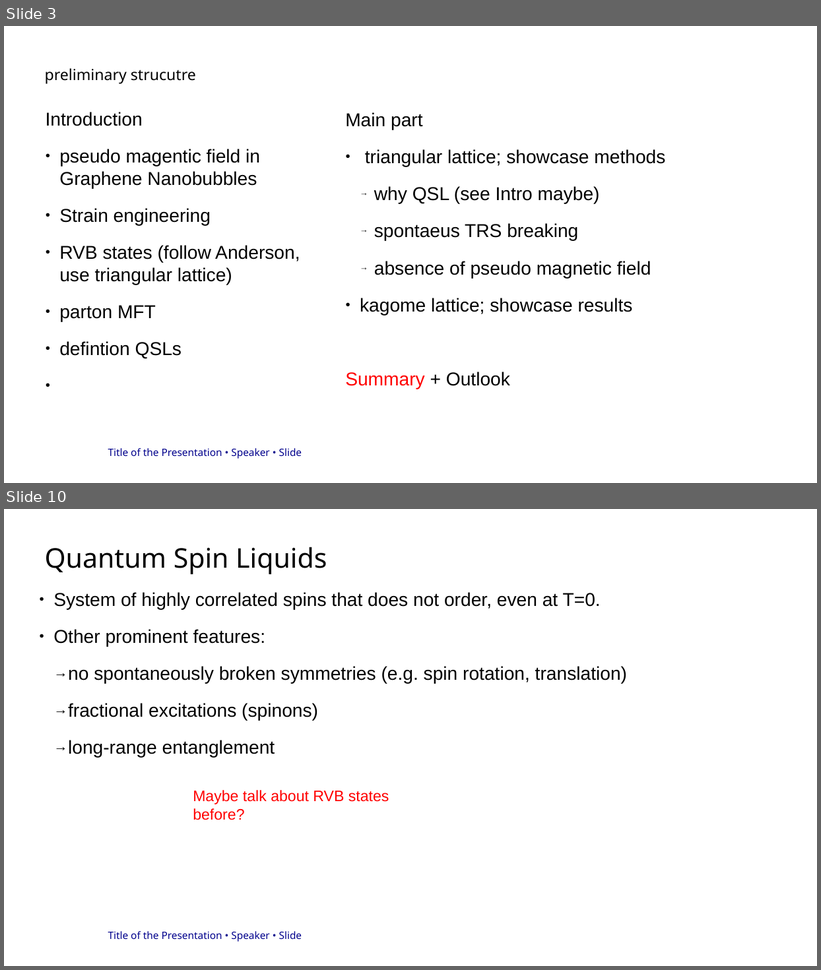
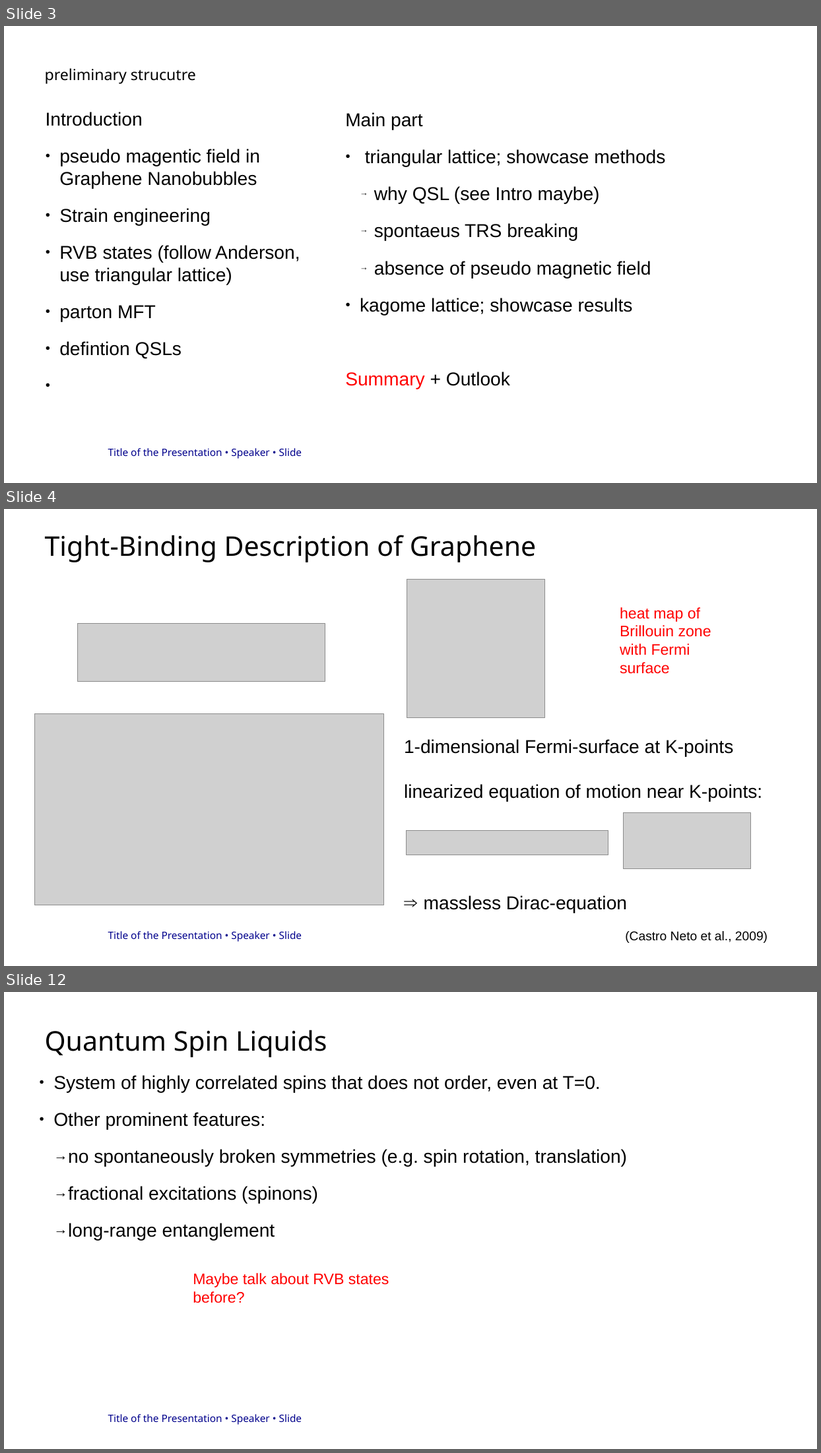
Before and after one commit to ElSickleRick/MP_wiki, a slide deck: WARB_presentation/präsi.odp. Shown one above the other, each under a label of ours: slides 3 and 10 before the commit, slides 3, 4 and 12 after it; the slides between them are not shown. The pictures are 821x970 and 821x1453 pixels, drawn with LibreOffice and Linux fonts; fonts in the diff are those of the drawing; grey boxes stand for pictures; background and template pictures are left out. Boxes give left, top, right and bottom in pixels: in the first picture for what was removed or moved away, otherwise in the second. Text is boxed around its words. In the diff, an @@ line names an element or a change of style, - is before the commit and + after.

```diff
--- a/WARB_presentation/präsi.odp
+++ b/WARB_presentation/präsi.odp
@@ slide 4 added at [4, 509, 817, 966], background #FFFFFF; not listed: 1 template element that a slide beside it also shows @@
@@ title added at [45, 535, 536, 562], 32 pt, text #000000 @@
+Tight-Binding Description of Graphene
@@ picture added at [407, 579, 545, 718] @@
@@ text added at [620, 607, 712, 674], 18 pt, text #FF0000 @@
+heat map of Brillouin zone with Fermi surface
@@ picture added at [77, 624, 325, 682] @@
@@ picture added at [34, 714, 384, 906] @@
@@ text added at [404, 739, 762, 914], 22 pt, text #000000 @@
+1-dimensional Fermi-surface at K-points
+linearized equation of motion near K-points:
+⇒ massless Dirac-equation
@@ picture added at [624, 813, 751, 869] @@
@@ picture added at [407, 830, 609, 855] @@
@@ text added at [625, 931, 768, 943], 15 pt, text #000000 @@
+(Castro Neto et al., 2009)
@@ what was slide 10 is now slide 12 @@
```
Also in this commit, not shown: 5 slides changed, 2 other slides added, 1 slide removed, 2 other files.
